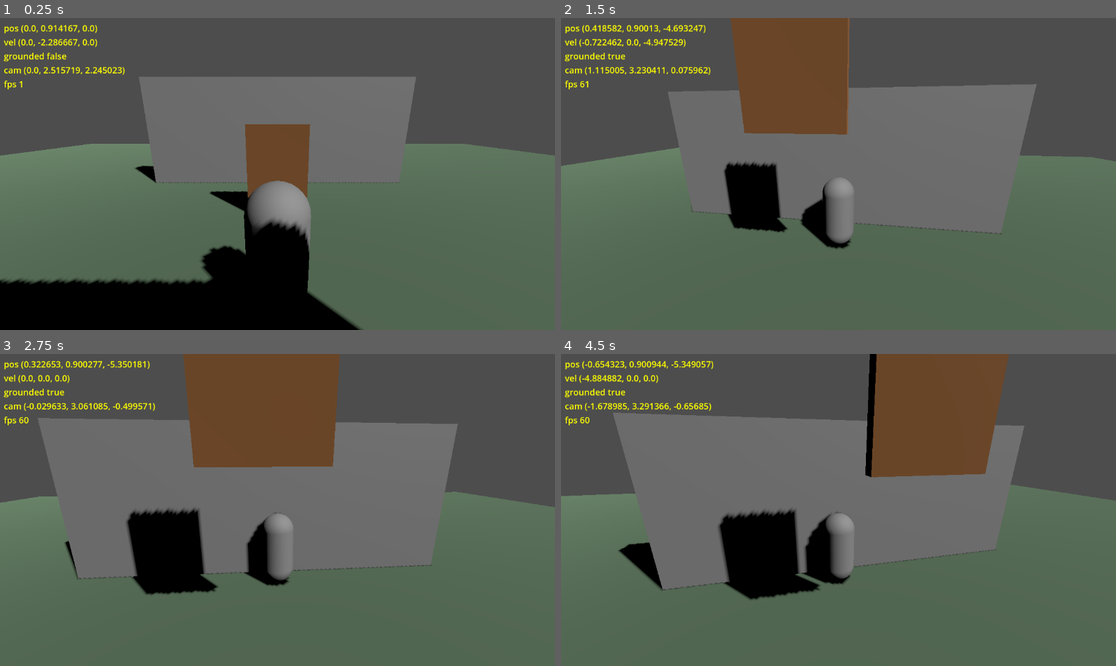
Above: before the commit, frames 1-4 (two rows, left to right).
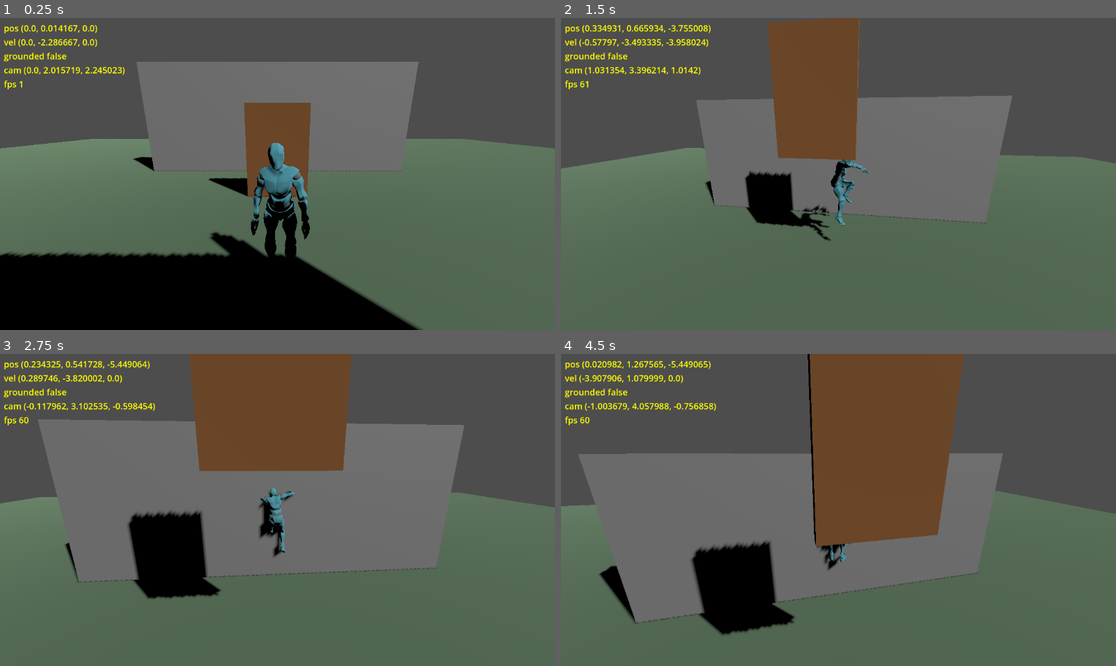
Above: after the commit, the same moments.

Repository: ys1382/zij
Game: Godot game, scene res://scenes/main.tscn
The game is run twice, just before and just after one commit, with the same random seed, the same clock (stepped at 60 frames per second) and the same inputs.
Inputs (mouse positions are in pixels of both pictures, inside the frame that each line leads up to):
- Up to frame 1 (0.25 s): no input
- Up to frame 2 (1.5 s): move the mouse to (866, 174) at 0.52 s; hold W (move_forward) from 0.53 s (still down); tap Space (jump, bound only after the commit) at 0.6, 0.77, 1.07, 1.35 s; move the mouse to (810, 174) at 1.27 s
- Up to frame 3 (2.75 s): keep holding W (move_forward); tap Space (jump, bound only after the commit) at 1.52, 1.82, 2.1 s; move the mouse to (288, 503) at 2.02 s
- Up to frame 4 (4.5 s): move the mouse to (832, 516) at 2.77 s; tap Space (jump, bound only after the commit) at 2.85, 3.02, 3.32, 3.6, 3.77, 4.07, 4.35 s; move the mouse to (877, 513) at 3.52 s; tap Escape (ui_cancel) at 4.15 s; move the mouse to (672, 463) at 4.27 s; release W (move_forward) at 4.28 s; hold A (move_left) from 4.28 s (still down)

The runs differ from the first frame. In frame 1, 13% of the frame differs, in the area x 0-100%, y 2-100%; in frame 2, 11%; in frame 3, 4.8%; in frame 4, 27%, in the area x 0-100%, y 0-91%.

Commit message:
Swap humanoid in as the player; add camera rig + jump
- humanoid.tscn gets SpringArm3D + Camera3D (chest pivot); humanoid.gd
  gains mouse-look, camera-relative WASD, and jump (Space) behind test_mode
- main.tscn Player is now the Y Bot humanoid (feet-origin, in "player" group)
- climb_test no_sink check adjusted for feet-origin
- Full suite re-verified against the real character: 28/28 pass (M0-M6)

Co-Authored-By: Claude Opus 4.8 <noreply@anthropic.com>

Diff:
--- a/actors/humanoid.gd
+++ b/actors/humanoid.gd
@@ -5,9 +5,14 @@
 
 @export var speed: float = 4.0
 @export var turn_speed: float = 10.0
+@export var jump_velocity: float = 5.0
+@export var mouse_sensitivity: float = 0.0025
+@export var min_pitch_deg: float = -70.0
+@export var max_pitch_deg: float = 30.0
 
 @onready var model: Node3D = $Model
 @onready var anim: AnimationPlayer = $Model/AnimationPlayer
+@onready var spring: SpringArm3D = $SpringArm3D
 
 # Mixamo animation FBXs — each holds one clip called "mixamo_com".
 const ANIM_SOURCES := {
@@ -17,9 +22,12 @@
 }
 
 var current_animation: String = ""
+var _yaw: float = 0.0
+var _pitch: float = deg_to_rad(-15.0)
 
 func _ready() -> void:
 	add_to_group("humanoid")
+	add_to_group("player")
 	collision_layer = 0b010
 	collision_mask = 0b101
 	floor_snap_length = 0.6
@@ -27,6 +35,9 @@
 	floor_constant_speed = true
 	_load_animations()
 	_play("idle")
+	if not test_mode:
+		Input.mouse_mode = Input.MOUSE_MODE_CAPTURED
+		_apply_camera_rotation()
 
 # Pull the single "mixamo_com" clip out of each FBX and register it by name
 # in the model's own AnimationPlayer (identical skeleton, so tracks apply).
@@ -55,27 +66,60 @@
 		anim.play(name, 0.15)
 		current_animation = name
 
+func _unhandled_input(event: InputEvent) -> void:
+	if test_mode:
+		return
+	if event is InputEventMouseMotion and Input.mouse_mode == Input.MOUSE_MODE_CAPTURED:
+		_yaw -= event.relative.x * mouse_sensitivity
+		_pitch = clampf(_pitch - event.relative.y * mouse_sensitivity,
+			deg_to_rad(min_pitch_deg), deg_to_rad(max_pitch_deg))
+		_apply_camera_rotation()
+	elif event.is_action_pressed("ui_cancel"):
+		Input.mouse_mode = (Input.MOUSE_MODE_VISIBLE
+			if Input.mouse_mode == Input.MOUSE_MODE_CAPTURED
+			else Input.MOUSE_MODE_CAPTURED)
+
+func _apply_camera_rotation() -> void:
+	spring.rotation = Vector3(_pitch, _yaw, 0.0)
+
 func get_move_input() -> Vector2:
 	if test_mode:
 		return test_input
 	return Input.get_vector("move_left", "move_right", "move_forward", "move_back")
 
 func _physics_process(delta: float) -> void:
-	if not is_on_floor():
+	var grounded := is_on_floor()
+	if not grounded:
 		velocity += get_gravity() * delta
 
 	var input := get_move_input()
-	var dir := Vector3(input.x, 0.0, input.y)
+	var dir: Vector3
+	if test_mode:
+		dir = Vector3(input.x, 0.0, input.y)
+	else:
+		var basis := spring.global_transform.basis
+		var forward := -basis.z
+		forward.y = 0.0
+		forward = forward.normalized()
+		var right := basis.x
+		right.y = 0.0
+		right = right.normalized()
+		dir = right * input.x + forward * (-input.y)
 	if dir.length() > 1.0:
 		dir = dir.normalized()
 	velocity.x = dir.x * speed
 	velocity.z = dir.z * speed
 
+	if not test_mode and grounded and Input.is_action_just_pressed("jump"):
+		velocity.y = jump_velocity
+
 	move_and_slide()
 
-	# Face travel direction and pick the matching clip.
+	# Animation + facing.
 	var horizontal := Vector2(velocity.x, velocity.z)
-	if horizontal.length() > 0.1:
+	if not is_on_floor():
+		_play("jump")
+	elif horizontal.length() > 0.1:
 		var target_yaw := atan2(velocity.x, velocity.z)
 		model.rotation.y = lerp_angle(model.rotation.y, target_yaw, turn_speed * delta)
 		_play("walk")
--- a/actors/humanoid.tscn
+++ b/actors/humanoid.tscn
@@ -15,3 +15,10 @@
 [node name="CollisionShape3D" type="CollisionShape3D" parent="."]
 transform = Transform3D(1, 0, 0, 0, 1, 0, 0, 0, 1, 0, 0.9, 0)
 shape = SubResource("CapsuleShape3D_hum")
+
+[node name="SpringArm3D" type="SpringArm3D" parent="."]
+transform = Transform3D(1, 0, 0, 0, 0.965926, 0.258819, 0, -0.258819, 0.965926, 0, 1.4, 0)
+spring_length = 5.0
+collision_mask = 1
+
+[node name="Camera3D" type="Camera3D" parent="SpringArm3D"]
--- a/project.godot
+++ b/project.godot
@@ -42,6 +42,11 @@
 "events": [Object(InputEventKey,"resource_local_to_scene":false,"resource_name":"","device":-1,"window_id":0,"alt_press …(190 unchanged characters)…
 ]
 }
+jump={
+"deadzone": 0.5,
+"events": [Object(InputEventKey,"resource_local_to_scene":false,"resource_name":"","device":-1,"window_id":0,"alt_pressed":false,"shift_pressed":false,"ctrl_pressed":false,"meta_pressed":false,"pressed":false,"keycode":0,"physical_keycode":32,"key_label":0,"unicode":0,"location":0,"echo":false,"script":null)
+]
+}
 
 [rendering]
 
--- a/scenes/main.tscn
+++ b/scenes/main.tscn
@@ -1,7 +1,7 @@
 [gd_scene load_steps=6 format=3 uid="uid://bmain0000001"]
 
 [ext_resource type="PackedScene" uid="uid://blevel000001" path="res://world/level.tscn" id="1_level"]
-[ext_resource type="PackedScene" uid="uid://bplayer00001" path="res://actors/player.tscn" id="2_player"]
+[ext_resource type="PackedScene" uid="uid://bhumanoid0001" path="res://actors/humanoid.tscn" id="2_player"]
 [ext_resource type="PackedScene" uid="uid://bdebug000001" path="res://ui/debug_overlay.tscn" id="3_dbg"]
 [ext_resource type="PackedScene" uid="uid://bdoor0000001" path="res://actors/door.tscn" id="4_door"]
 [ext_resource type="PackedScene" uid="uid://bstairs00001" path="res://world/stairs_slope.tscn" id="5_stairs"]
@@ -21,7 +21,7 @@
 [node name="Level" parent="." instance=ExtResource("1_level")]
 
 [node name="Player" parent="." instance=ExtResource("2_player")]
-transform = Transform3D(1, 0, 0, 0, 1, 0, 0, 0, 1, 0, 1.2, 0)
+transform = Transform3D(1, 0, 0, 0, 1, 0, 0, 0, 1, 0, 0.3, 0)
 
 [node name="CameraTestWall" type="StaticBody3D" parent="." groups=["camera_test_wall"]]
 transform = Transform3D(1, 0, 0, 0, 1, 0, 0, 0, 1, 0, 2, 2.5)
--- a/test/test_runner.gd
+++ b/test/test_runner.gd
@@ -213,9 +213,10 @@
 		peak_y = max(peak_y, y)
 		if player.is_on_floor():
 			grounded_count += 1
-		# expected surface y under the player: ~2.3 at x=4 rising 0.333/unit
+		# expected surface y under the player: ~2.3 at x=4 rising 0.333/unit.
+		# Player is feet-origin (humanoid), so y should sit ~at the surface.
 		var surf: float = 2.3 + (player.global_position.x - 4.0) * 0.333
-		if y < surf + 0.9 - 0.35:
+		if y < surf - 0.4:
 			no_sink = false   # sank noticeably below the slope surface
 		if y < peak_y - 0.6:
 			monotonic = false
Not shown, added: actors/humanoid.gd.uid
Not shown, added: test/inspect.gd.uid
Not shown, changed: .claude/scheduled_tasks.lock
